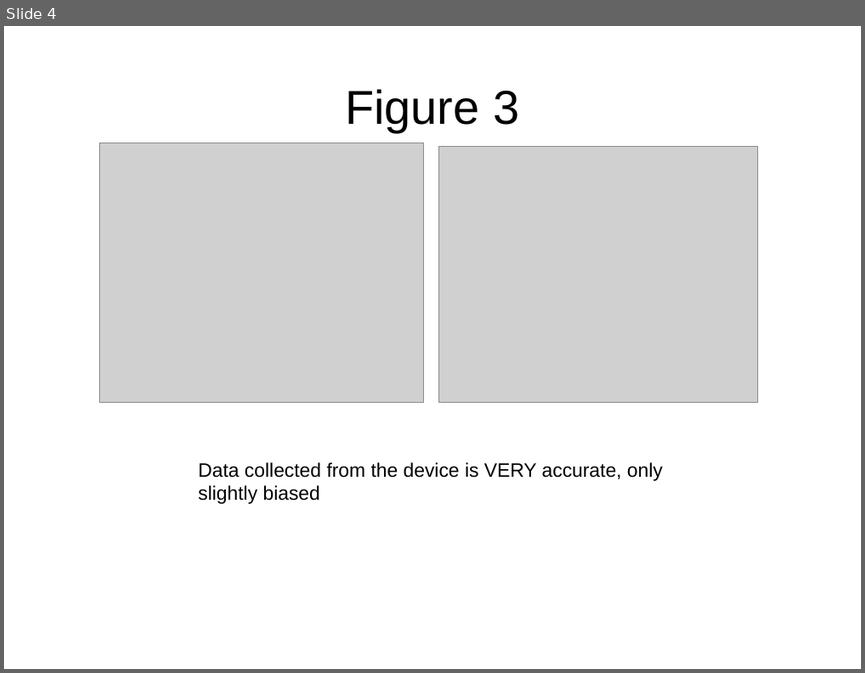
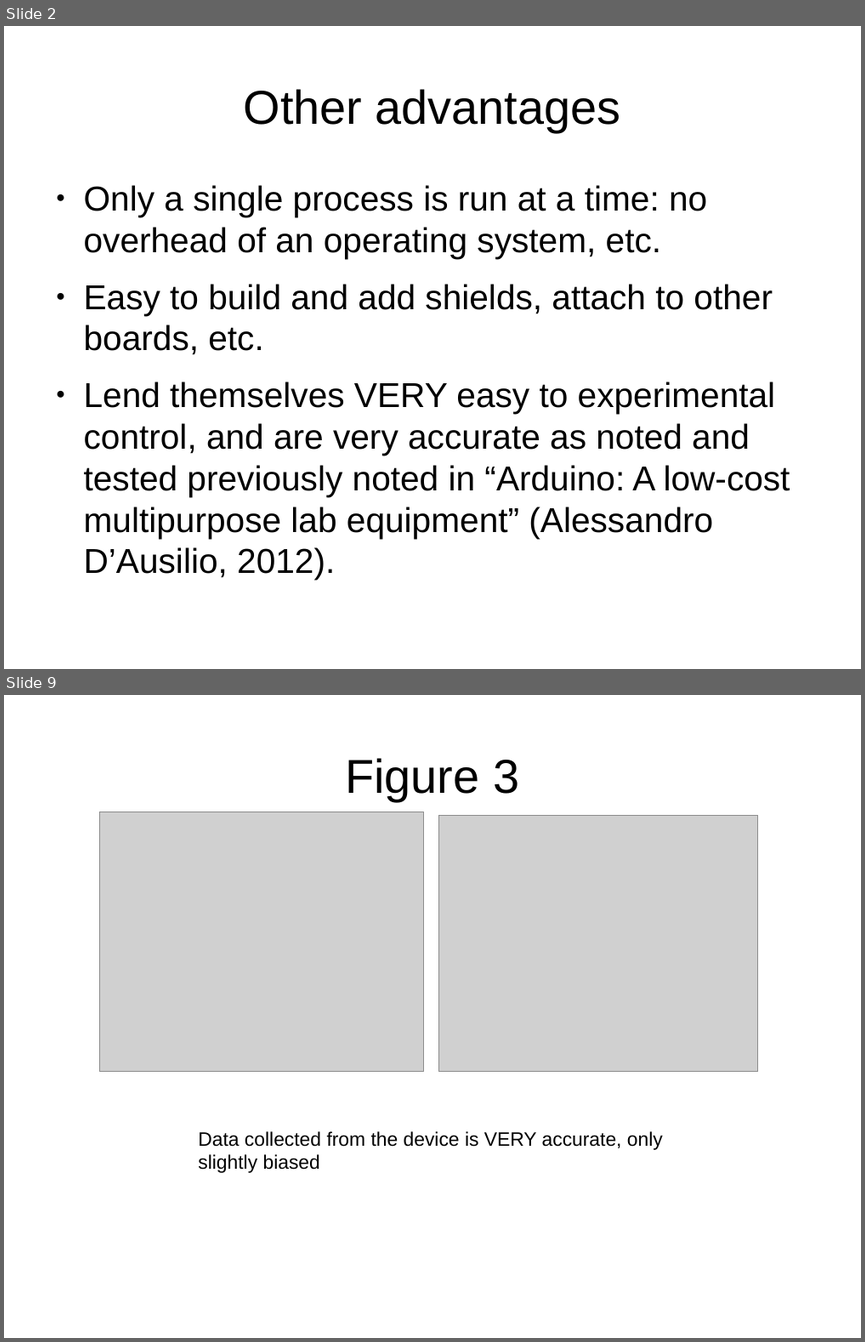
Before and after one commit to mfromano/micro-control, a slide deck: Schematics/figures_for_presentation_friday.odp. Shown one above the other, each under a label of ours: slide 4 before the commit, slides 2 and 9 after it; the slides between them are not shown. The pictures are 865x673 and 865x1342 pixels, drawn with LibreOffice and Linux fonts; fonts in the diff are those of the drawing; grey boxes stand for pictures. Boxes give left, top, right and bottom in pixels: in the first picture for what was removed or moved away, otherwise in the second. Text is boxed around its words. In the diff, an @@ line names an element or a change of style, - is before the commit and + after.

```diff
--- a/Schematics/figures_for_presentation_friday.odp
+++ b/Schematics/figures_for_presentation_friday.odp
@@ slide 2 added at bbox=[4, 26, 861, 669], background #FFFFFF @@
@@ title added at bbox=[244, 89, 621, 132], 44 pt, text #000000 @@
+Other advantages
@@ text added at bbox=[84, 185, 790, 538], 32 pt, text #000000 @@
+● Only a single process is run at a time: no overhead of an operating system, etc.
+● Easy to build and add shields, attach to other boards, etc.
+● Lend themselves VERY easy to experimental control, and are very accurate as noted and tested previously noted in “Arduino: A low-cost multipurpose lab equipment” (Alessandro D’Ausilio, 2012).
@@ what was slide 4 is now slide 9 @@
```
Also in this commit, not shown: 5 slides changed, 5 other slides added, 1 slide removed, 4 other files.
